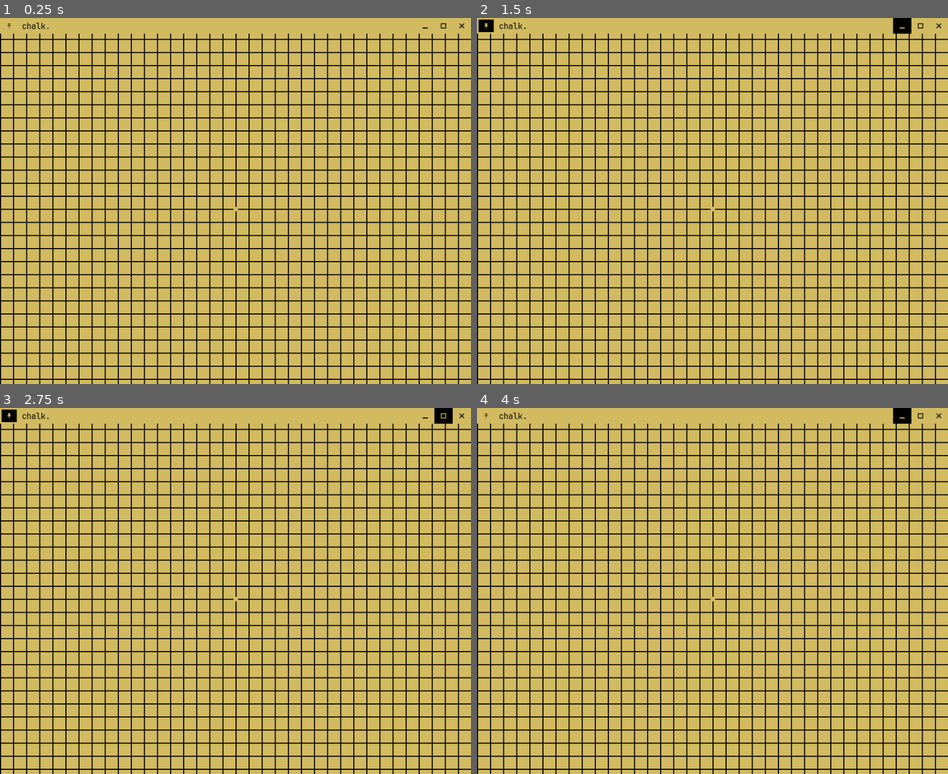
Above: before the commit, frames 1-4 (two rows, left to right).
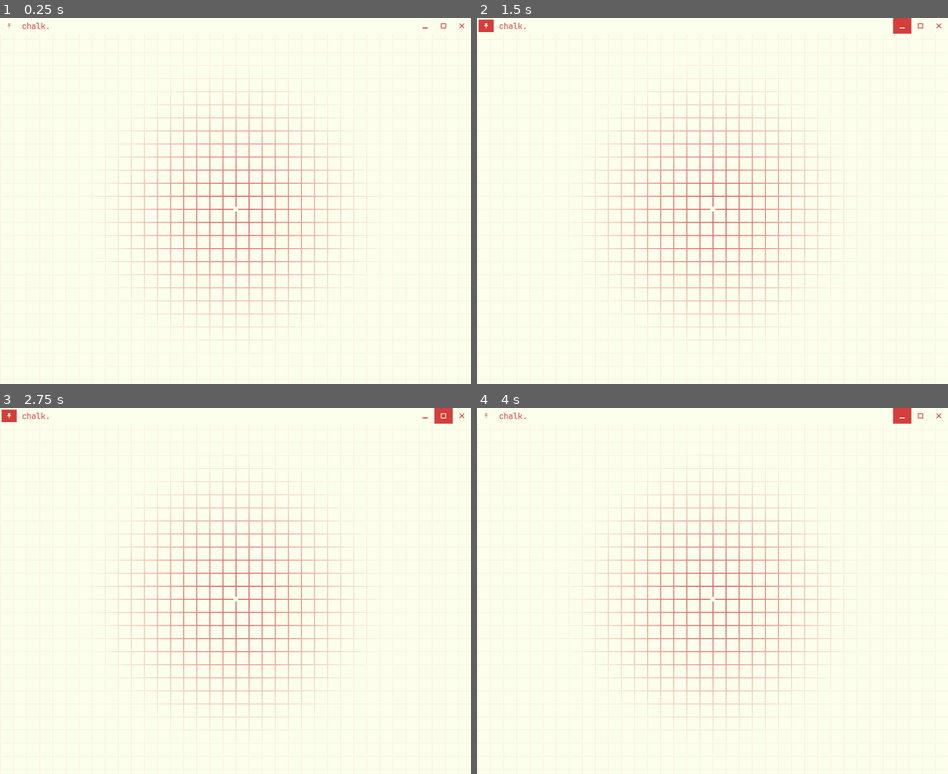
Above: after the commit, the same moments.

Repository: kyecedar/chalk
Game: Godot game, scene res://scenes/window/window.tscn
Same seed, same stepped clock (60 frames per second), same inputs: the game is played once before the commit and once after it.
Inputs (mouse positions are in pixels of both pictures, inside the frame that each line leads up to):
- Up to frame 1 (0.25 s): no input
- Up to frame 2 (1.5 s): click (486, 25) at 0.5 s; click (900, 25) at 1.25 s
- Up to frame 3 (2.75 s): click (442, 415) at 2 s
- Up to frame 4 (4 s): click (486, 415) at 2.75 s; click (900, 415) at 3.5 s

The runs differ from the first frame. In frame 1, 100% of the frame differs, in the area x 0-100%, y 0-100%; in frame 2, 100%; in frame 3, 100%; in frame 4, 100%.

Commit message:
major grid optimizations. no jitter.

Diff:
--- a/scenes/world.tscn
+++ b/scenes/world.tscn
@@ -1,34 +1,23 @@
-[gd_scene load_steps=9 format=3 uid="uid://colxabte1sgm7"]
+[gd_scene load_steps=6 format=3 uid="uid://colxabte1sgm7"]
 
 [ext_resource type="Script" path="res://scripts/world.gd" id="1_56kru"]
 [ext_resource type="Shader" path="res://shaders/grid.gdshader" id="1_t8fcj"]
 [ext_resource type="Script" path="res://scripts/gribd.gd" id="2_42cje"]
 [ext_resource type="Texture2D" uid="uid://cb7xt48susrit" path="res://assets/grid/solid thick.png" id="2_gfpts"]
-[ext_resource type="Script" path="res://scripts/grid.gd" id="3_b4vgl"]
-[ext_resource type="Texture2D" uid="uid://iduf2onifuft" path="res://assets/grid/solid.png" id="3_vubba"]
 
 [sub_resource type="ShaderMaterial" id="ShaderMaterial_fqdfx"]
 shader = ExtResource("1_t8fcj")
 shader_parameter/primary = null
 shader_parameter/secondary = null
-shader_parameter/opacity = 1.0
-shader_parameter/min_opacity = 0.25
+shader_parameter/opacity = 0.8
+shader_parameter/min_opacity = 0.05
 shader_parameter/offset = null
-shader_parameter/radius = null
-
-[sub_resource type="ShaderMaterial" id="ShaderMaterial_kanf3"]
-shader = ExtResource("1_t8fcj")
-shader_parameter/primary = null
-shader_parameter/secondary = null
-shader_parameter/opacity = null
-shader_parameter/min_opacity = null
-shader_parameter/offset = Vector2(0, 0)
-shader_parameter/radius = null
+shader_parameter/radius = 300
 
 [node name="world" type="Node2D"]
 script = ExtResource("1_56kru")
 
-[node name="gribd" type="Sprite2D" parent="."]
+[node name="grid" type="Sprite2D" parent="."]
 texture_filter = 1
 texture_repeat = 2
 material = SubResource("ShaderMaterial_fqdfx")
@@ -36,16 +25,6 @@
 region_enabled = true
 region_rect = Rect2(0, 0, 25, 25)
 script = ExtResource("2_42cje")
-
-[node name="grid" type="TextureRect" parent="."]
-visible = false
-material = SubResource("ShaderMaterial_kanf3")
-offset_right = 900.0
-offset_bottom = 700.0
-pivot_offset = Vector2(450, 350)
-texture = ExtResource("3_vubba")
-stretch_mode = 1
-script = ExtResource("3_b4vgl")
 
 [node name="grid_center" type="ColorRect" parent="."]
 offset_left = -4.0
--- a/scripts/auto/global.gd
+++ b/scripts/auto/global.gd
@@ -47,7 +47,7 @@
 	},
 ]
 
-@export var selected_theme : int = 4
+@export var selected_theme : int = 1
 var theme_invert := false
 var theme        : Dictionary
 
--- a/scripts/world.gd
+++ b/scripts/world.gd
@@ -10,7 +10,7 @@
 @export var zoom_min       : float = 0.5
 @export var zoom_max       : float = 5.0
 
-@onready var grid        := $gribd
+@onready var grid        := $grid
 @onready var grid_center : ColorRect   = $grid_center
 @onready var camera      : Camera2D    = $camera
 
--- a/shaders/grid.gdshader
+++ b/shaders/grid.gdshader
@@ -13,9 +13,17 @@
 	vec2  center = res / vec2(2); // center of the screen.
 	vec2  pixel  = res * SCREEN_UV; // pixel position.
 
+	// distance to center from 0-1. relative to radius var.
+	float dist = min(distance(center, pixel), float(radius)) / float(radius);
+
 	COLOR = texture(TEXTURE, (offset * TEXTURE_PIXEL_SIZE) + UV);
 	COLOR = secondary * COLOR; // modulate the color to the secondary colour.
 	COLOR = vec4(mix(primary.rgb, COLOR.rgb, opacity), COLOR.a);
+
+	vec4 back = mix(primary, secondary, min_opacity);
+
+	COLOR = vec4(mix(COLOR.rgb, back.rgb, smoothstep(0, 1, dist)), COLOR.a);
+
 
 	/*
 	COLOR = texture(TEXTURE, (offset * TEXTURE_PIXEL_SIZE) + UV);
